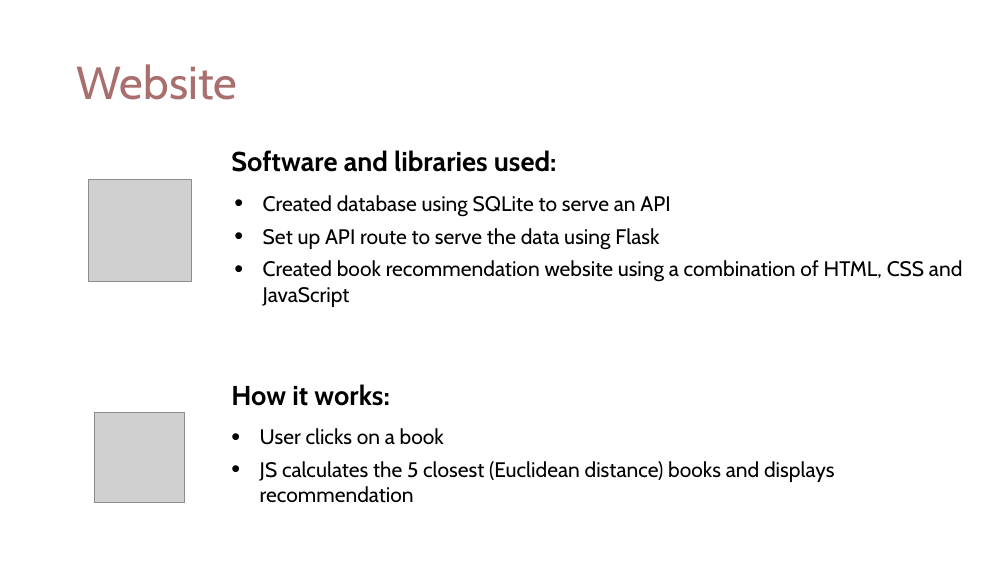
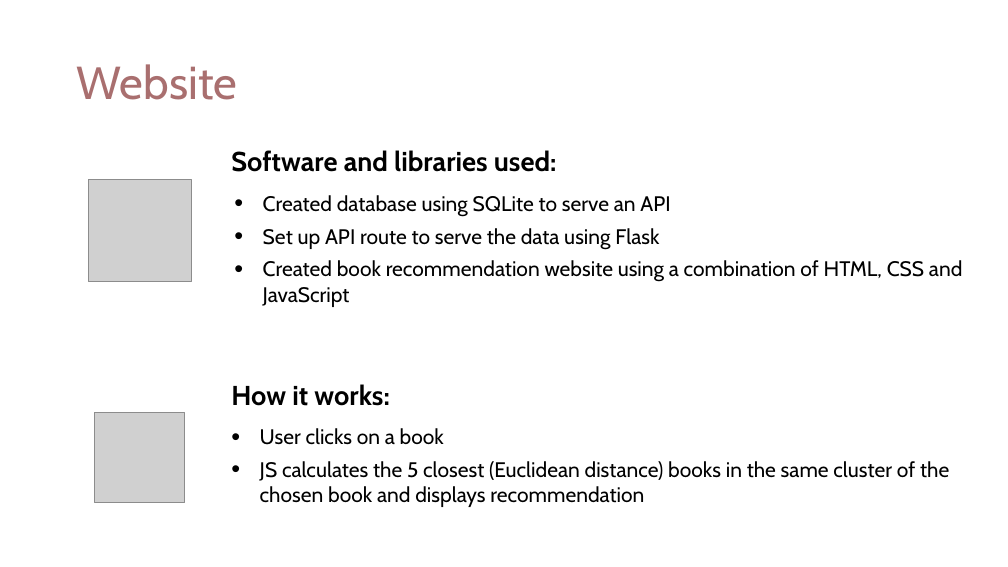
Before and after one commit to catisf/book-recommendations, a slide deck: slide 5 of presentation/presentation_draft_cat.pptx. Drawn at 1008x567 pixels with LibreOffice and Linux fonts; fonts in the diff are those of the drawing; grey boxes stand for pictures. Boxes give left, top, right and bottom in pixels: in the first picture for what was removed or moved away, otherwise in the second. Text is boxed around its words. In the diff, an @@ line names an element or a change of style, - is before the commit and + after.

```diff
--- a/presentation/presentation_draft_cat.pptx
+++ b/presentation/presentation_draft_cat.pptx
@@ text in free at box(260, 461, 949, 507): text changed @@
-• JS calculates the 5 closest (Euclidean distance) books and displays recommendation
+• JS calculates the 5 closest (Euclidean distance) books in the same cluster of the chosen book and displays recommendation
```
Also in this commit, not shown: 1 other slide changed, 8 other files.
